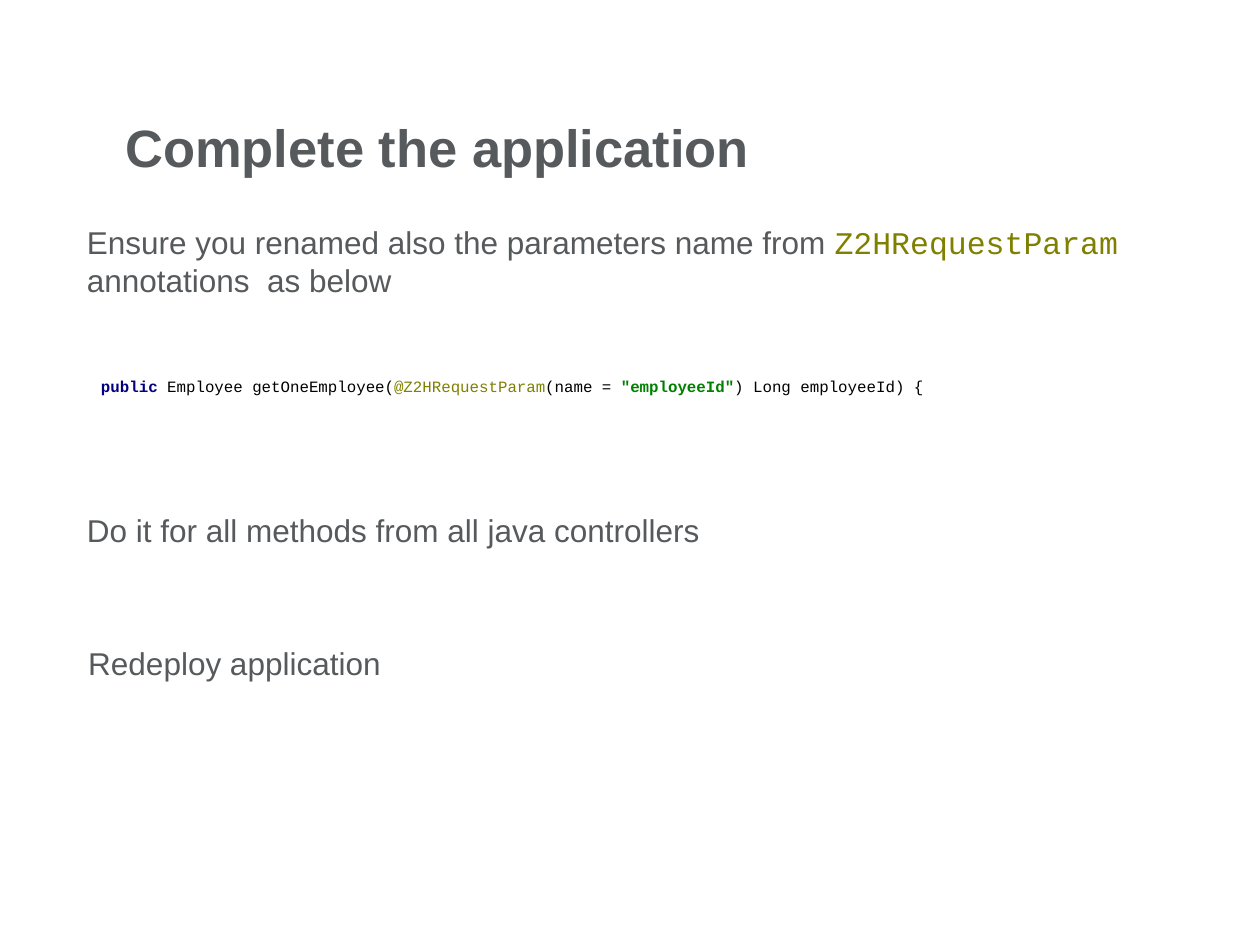
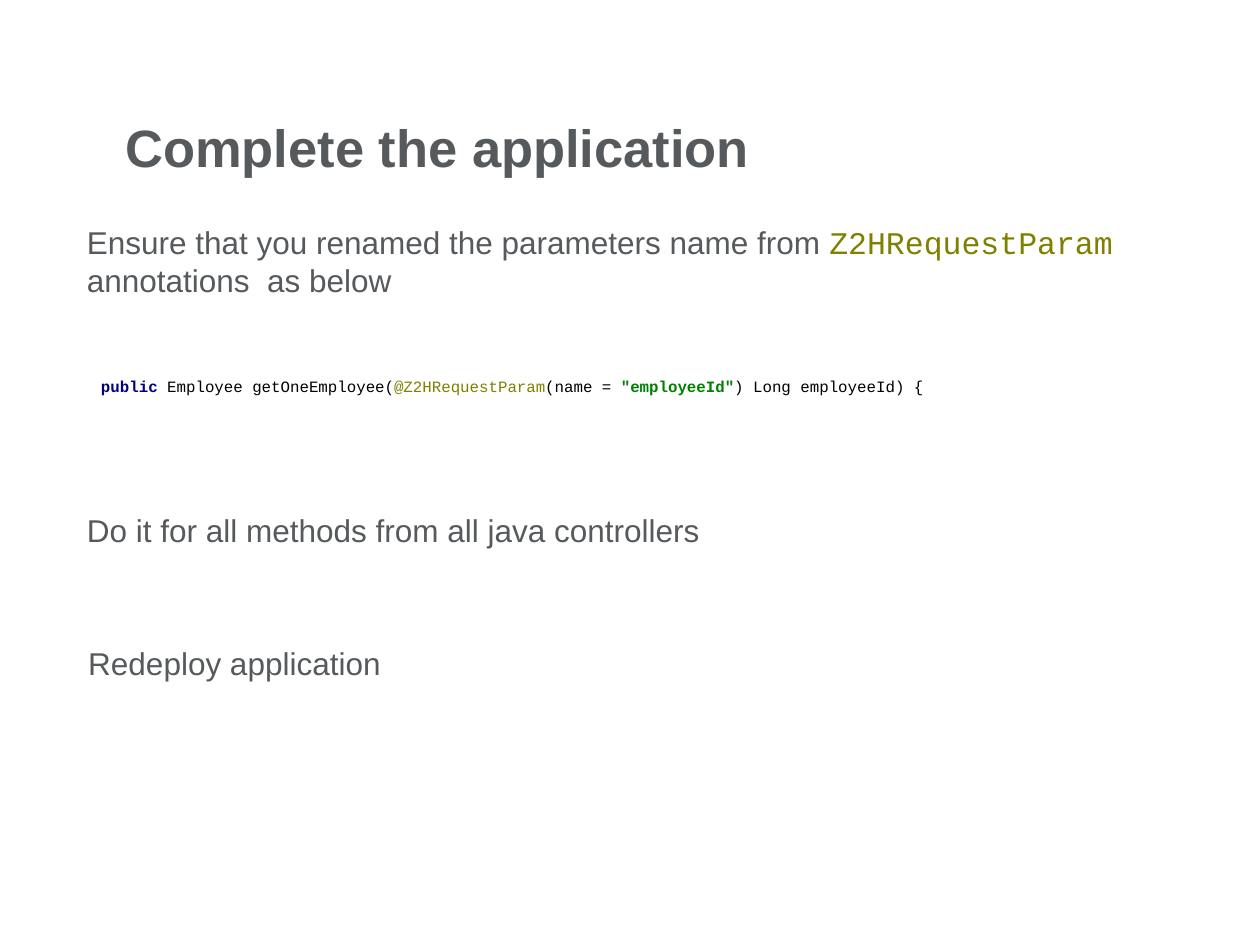
Before and after one commit to vasiliuvictor/FrontendApp, a slide deck: slide 12 of HRAPP - Putting all together - Final.pptx. Drawn at 1260x945 pixels with LibreOffice and Linux fonts; fonts in the diff are those of the drawing; background and template pictures are left out. Boxes give left, top, right and bottom in pixels: in the first picture for what was removed or moved away, otherwise in the second. Text is boxed around its words. In the diff, an @@ line names an element or a change of style, - is before the commit and + after.

```diff
--- a/HRAPP - Putting all together - Final.pptx
+++ b/HRAPP - Putting all together - Final.pptx
@@ text at [87, 231, 1113, 293]: text changed @@
-Ensure you renamed also the parameters name from Z2HRequestParam annotations as below
+Ensure that you renamed the parameters name from Z2HRequestParam annotations as below
```
Also in this commit, not shown: 2 other slides changed.
